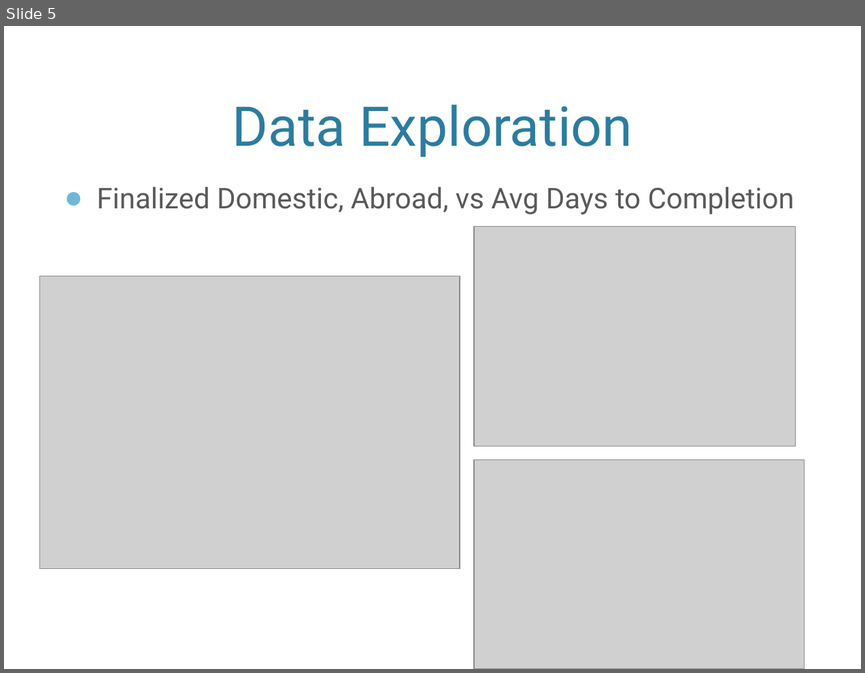
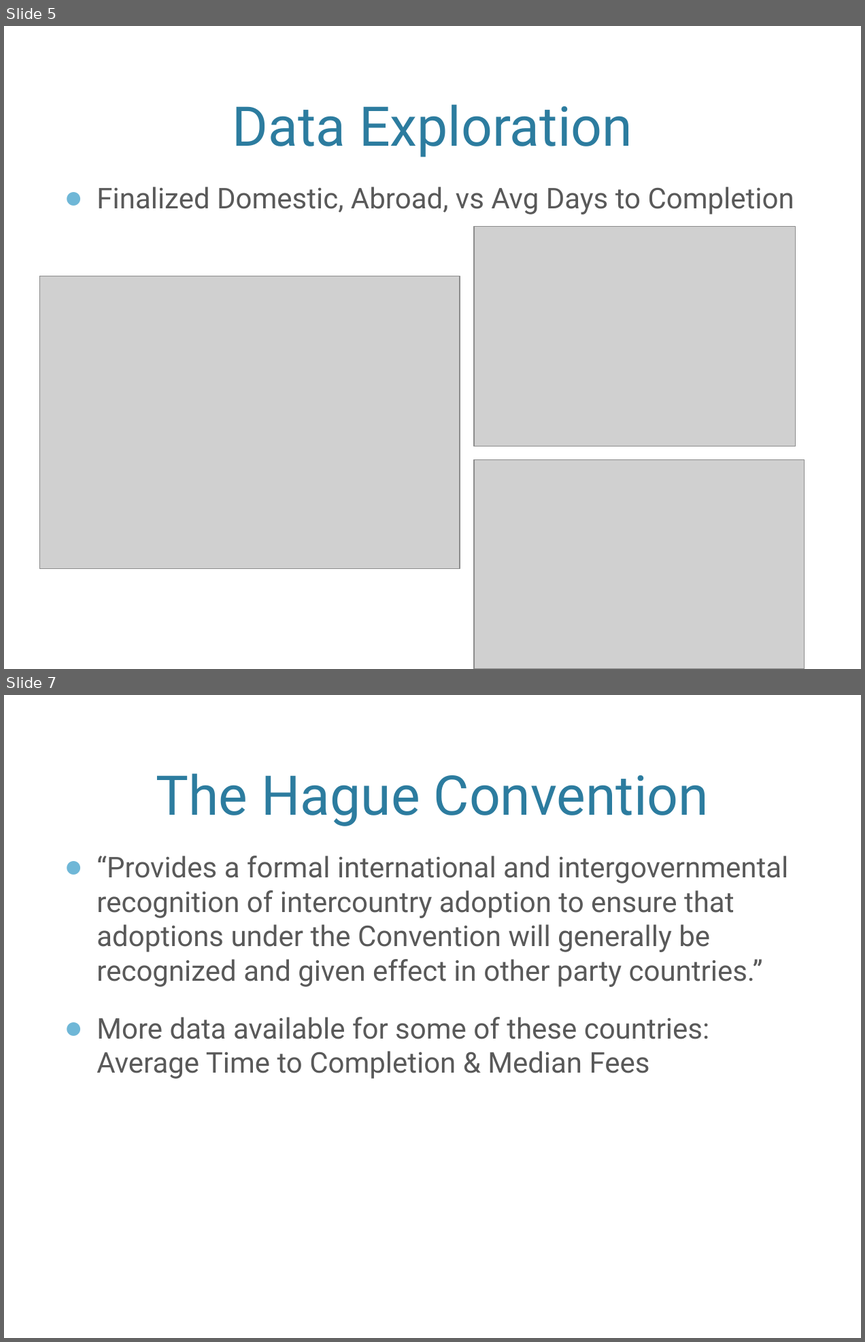
Before and after one commit to mgreese/Dat6-students, a slide deck: reese/Adoption_Presentation.pptx. Shown one above the other, each under a label of ours: slide 5 before the commit, slides 5 and 7 after it; the slides between them are not shown. The pictures are 865x673 and 865x1342 pixels, drawn with LibreOffice and Linux fonts; fonts in the diff are those of the drawing; grey boxes stand for pictures; background and template pictures are left out. Boxes give left, top, right and bottom in pixels: in the first picture for what was removed or moved away, otherwise in the second. Text is boxed around its words. In the diff, an @@ line names an element or a change of style, - is before the commit and + after.

```diff
--- a/reese/Adoption_Presentation.pptx
+++ b/reese/Adoption_Presentation.pptx
@@ slide 7 added at box(4, 695, 861, 1338), background picture (left out) @@
@@ title added at box(156, 773, 708, 826), 46 pt, text #2C7C9F @@
+The Hague Convention
@@ text added at box(96, 855, 788, 1079), 24 pt, text #595959 @@
+● “Provides a formal international and intergovernmental recognition of intercountry adoption to ensure that adoptions under the Convention will generally be recognized and given effect in other party countries.”
+● More data available for some of these countries: Average Time to Completion & Median Fees
```
Also in this commit, not shown: 2 slides changed, 10 other slides added, 1 other file.
